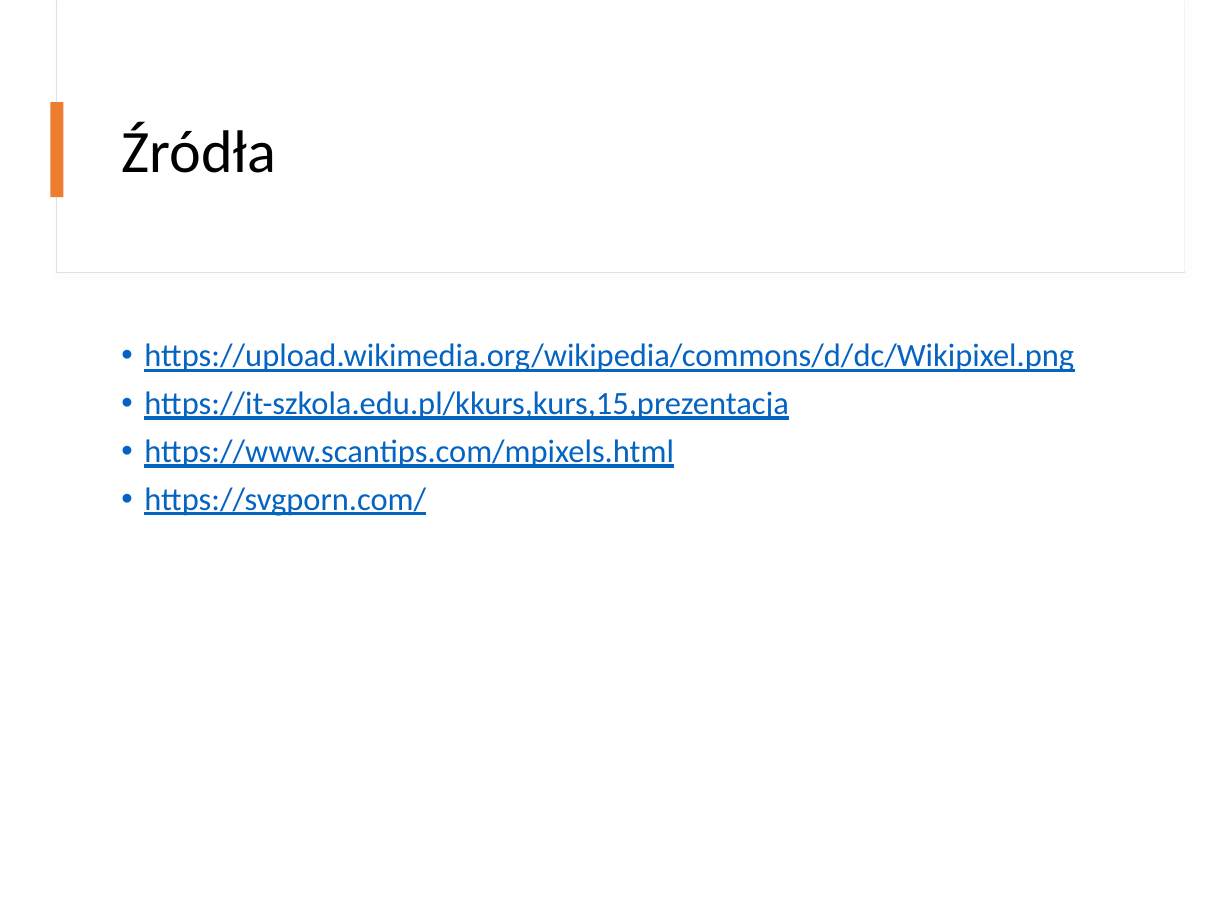
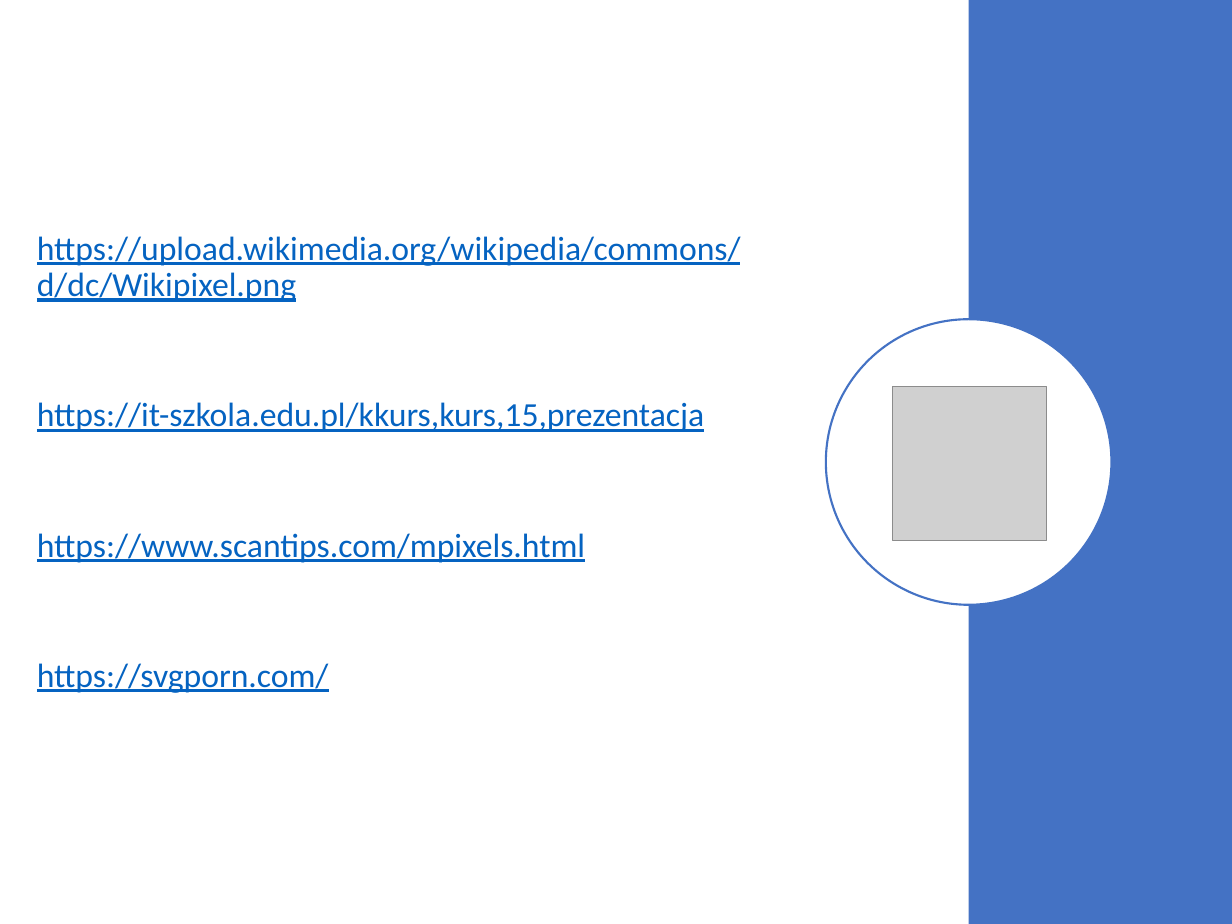
Before and after one commit to blackbat13/cs-lut, a slide deck: slide 12 of Grafika/Grafika rastrowa i wektorowa.pptx (slide 7 before the commit). Drawn at 1232x924 pixels with LibreOffice and Linux fonts; fonts in the diff are those of the drawing; grey boxes stand for pictures. Boxes give left, top, right and bottom in pixels: in the first picture for what was removed or moved away, otherwise in the second. Text is boxed around its words. In the diff, an @@ line names an element or a change of style, - is before the commit and + after.

```diff
--- a/Grafika/Grafika rastrowa i wektorowa.pptx
+++ b/Grafika/Grafika rastrowa i wektorowa.pptx
@@ rectangle removed at bbox=[56, 0, 1185, 272] @@
@@ rectangle removed at bbox=[57, 0, 1184, 271] @@
@@ rectangle added at bbox=[969, 0, 1232, 924], fill #4472C4 @@
@@ text "https://upload.wikimedia.org/wikipedia/commons/d/dc/Wikipixe ...": place and size @@
-text "https://upload.wikimedia.org/wikipedia/commons/d/dc/Wikipixe ..." at bbox=[144, 343, 1074, 516]
+text "https://upload.wikimedia.org/wikipedia/commons/d/dc/Wikipixe ..." at bbox=[37, 236, 741, 693]
@@ text "https://upload.wikimedia.org/wikipedia/commons/d/dc/Wikipixe ..." at bbox=[37, 236, 741, 693]: size 27 to 28 pt; bullet • to none; more space between paragraphs; vertical alignment top to middle @@
@@ rectangle removed at bbox=[50, 102, 63, 198] @@
@@ title removed at bbox=[121, 123, 276, 173] @@
-Źródła
@@ ellipse added at bbox=[826, 319, 1112, 605], fill #FFFFFF, outline #4472C4 1.75 pt @@
@@ picture added at bbox=[892, 386, 1047, 541] @@
```
Also in this commit, not shown: 5 slides added, 1 other file.
